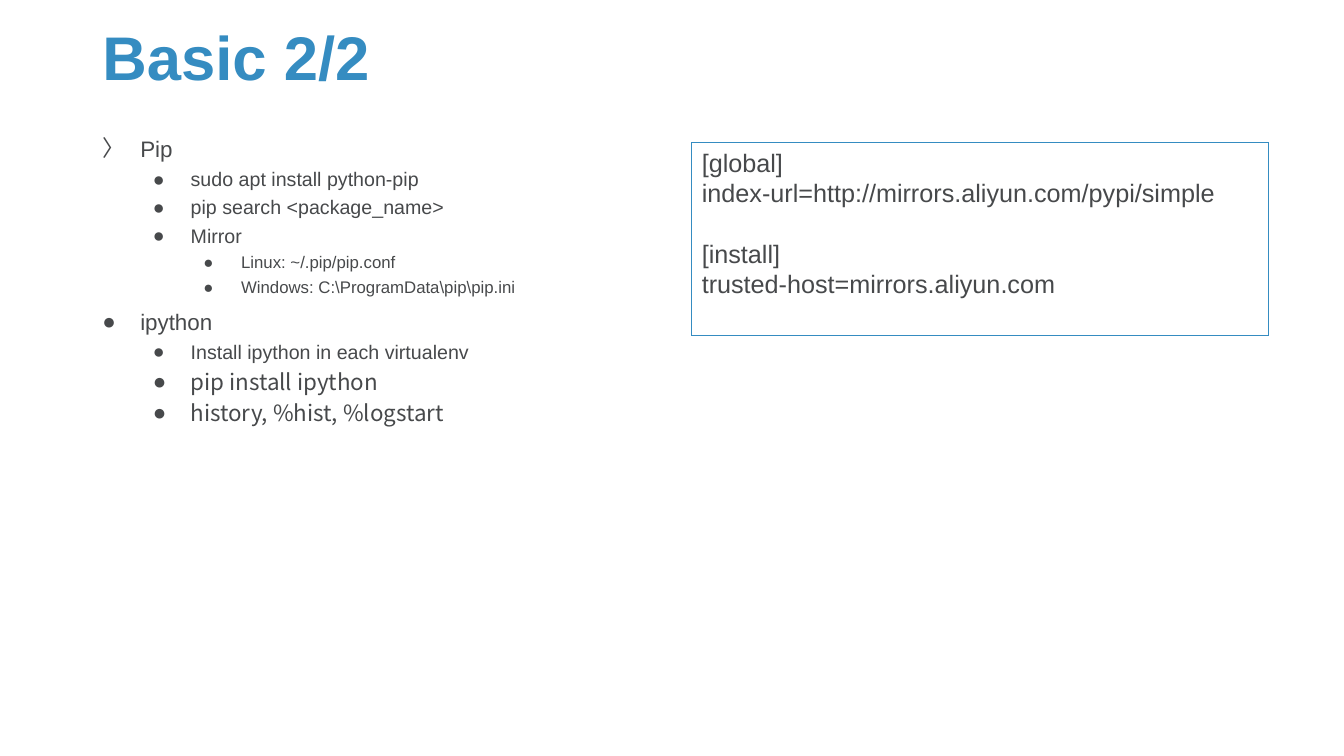
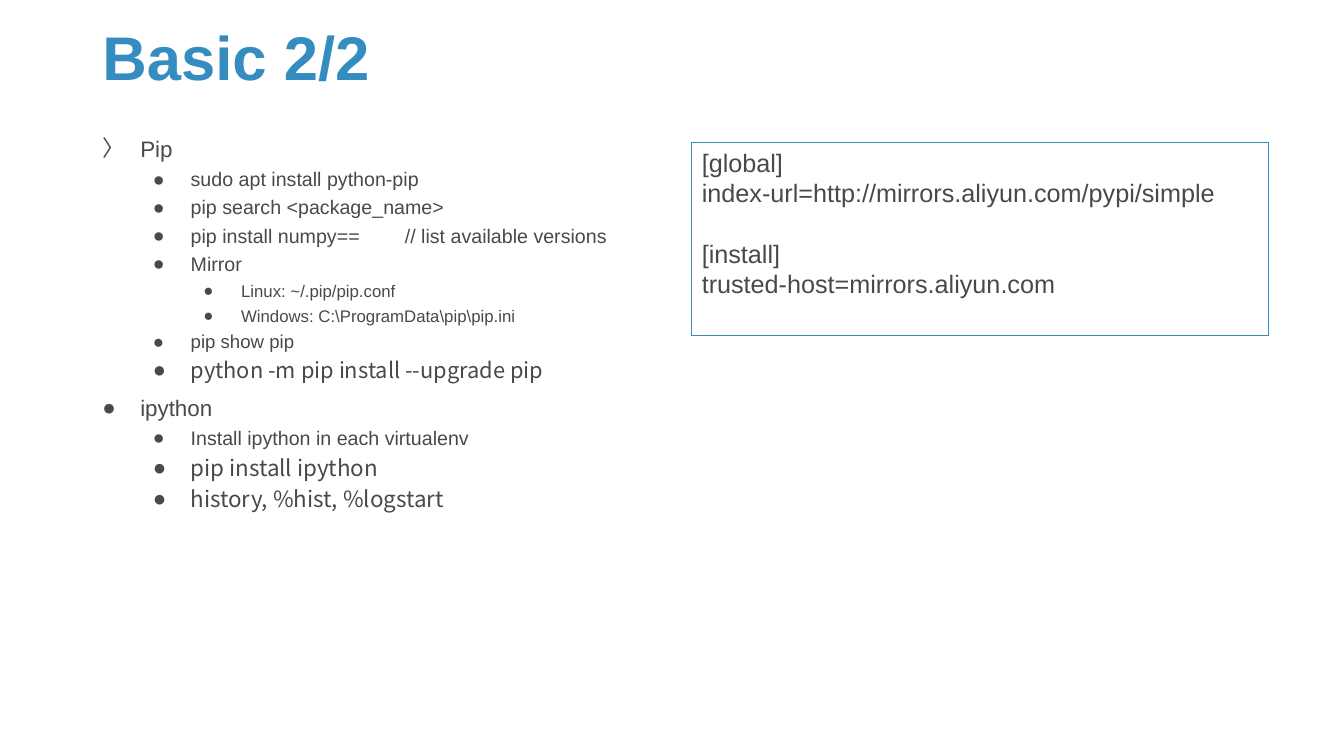
Before and after one commit to Sparks-Lu/TechNotes, a slide deck: slide 5 of Python/Python-Notes.pptx. Drawn at 1344x756 pixels with LibreOffice and Linux fonts; fonts in the diff are those of the drawing; background and template pictures are left out. Boxes give left, top, right and bottom in pixels: in the first picture for what was removed or moved away, otherwise in the second. Text is boxed around its words. In the diff, an @@ line names an element or a change of style, - is before the commit and + after.

```diff
--- a/Python/Python-Notes.pptx
+++ b/Python/Python-Notes.pptx
@@ text at (191, 228, 607, 247): paragraph added @@
+  ● pip install numpy== // list available versions
@@ text at (191, 334, 543, 384): paragraphs added @@
+  ● pip show pip
+  ● python -m pip install --upgrade pip
```
Also in this commit, not shown: 5 other files.
